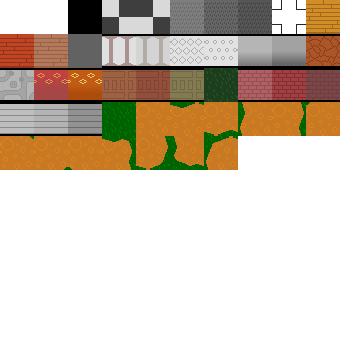
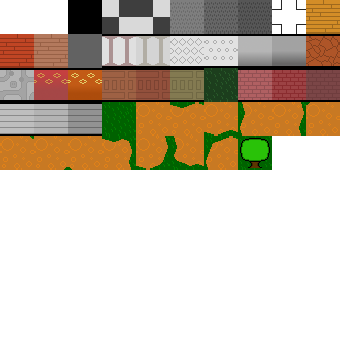
Comparing the layer stacks of the two w=340, h=340 images. Changes:
painted on "Decorations" over [240, 138, 270, 168]
painted on "Background" over [238, 136, 272, 170]
